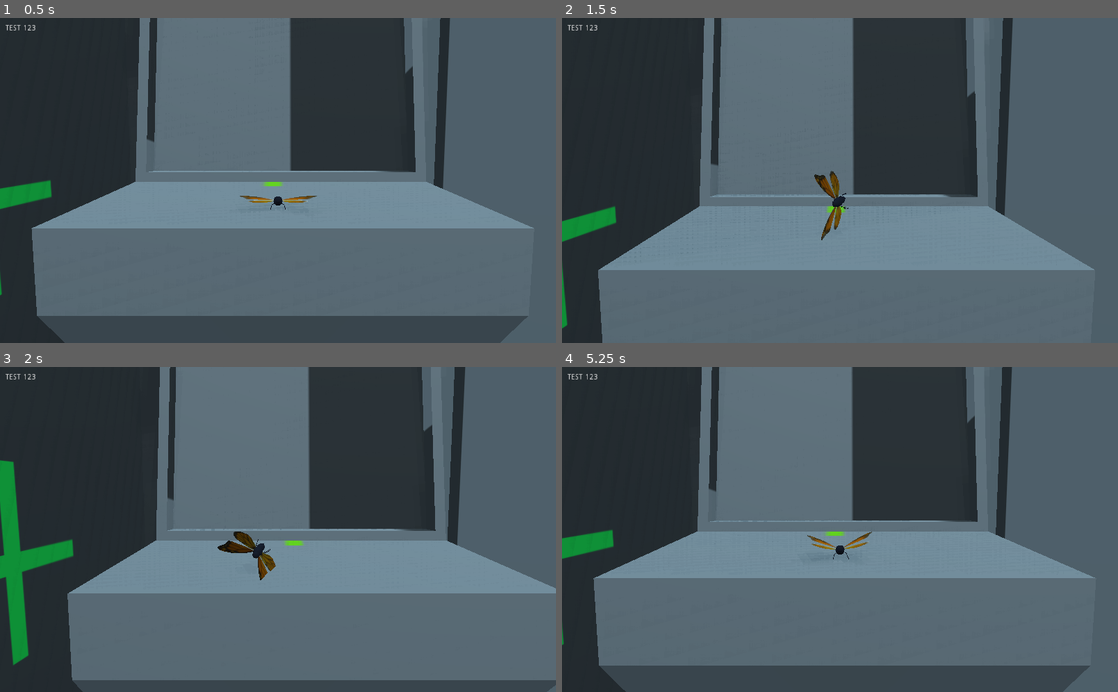
Above: before the commit, frames 1-4 (two rows, left to right).
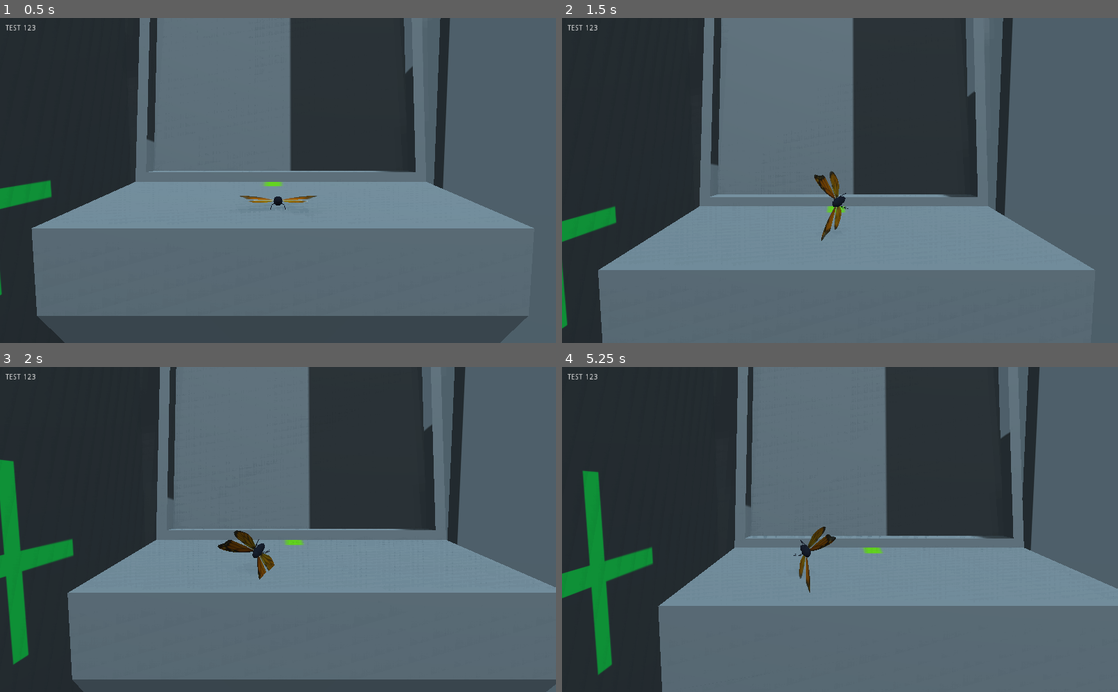
Above: after the commit, the same moments.

Repository: joshbarlow/bug-game
Game: Godot game, scene res://base.tscn
The game is run twice, just before and just after one commit, with the same random seed, the same clock (stepped at 60 frames per second) and the same inputs.
Inputs:
- Up to frame 1 (0.5 s): no input
- Up to frame 2 (1.5 s): tap Enter (ui_accept) at 0.5, 1.35 s; hold Right (ui_right) 0.53-1.28 s; hold Enter (ui_accept) 0.53-1.28 s; hold Left (ui_left) from 1.28 s (still down)
- Up to frame 3 (2 s): keep holding Left (ui_left); tap Enter (ui_accept) at 1.52, 1.82 s
- Up to frame 4 (5.25 s): release Left (ui_left) at 2.03 s; hold Enter (ui_accept) 2.03-2.78 s; hold Right (ui_right) 2.03-3.53 s; tap Enter (ui_accept) at 2.85, 3.02, 3.32, 4.35, 4.52, 4.82 s; hold Enter (ui_accept) 3.53-4.28 s; hold Left (ui_left) from 3.53 s (still down); hold Enter (ui_accept) from 5.03 s (still down)

Frame 1 is identical in both runs. In frame 2, less than 0.1% of the frame differs, in the area x 6-94%, y 0-98%; in frame 3, 0.9%; in frame 4, 34%, in the area x 0-100%, y 0-100%.

Commit message:
fall speed limit + random movement when flapping

Diff:
--- a/bug-game/RigidBody.gd
+++ b/bug-game/RigidBody.gd
@@ -3,10 +3,14 @@
 export var speed = 2
 var dir = get_transform().basis.y
 
+var rng = RandomNumberGenerator.new()
+
 var timer = null
 var timer2 = null
 var flapDelay = 0.2
 var canFlap = true
+
+var max_speed = -10
 
 func get_input(delta):
 	##velocity = Vector3.ZERO
@@ -15,7 +19,12 @@
 		#add_central_force(dir)
 		canFlap = false
 		get_node("butterfly_anim/AnimationPlayer").play("Animation")
+		rng.randomize()
+		var my_random_number = rng.randf_range(-10, 10)
+		add_torque(Vector3(0,0,my_random_number))
 		timer.start()
+
+
 	if Input.is_action_pressed("ui_right"):
 		add_torque(Vector3(0,0,-4))
 	if Input.is_action_pressed("ui_left"):
@@ -57,3 +66,9 @@
 	#velocity += gravity * delta
 	get_input(delta)
 	checkUpsideDown()
+
+func _integrate_forces(state):
+	if get_linear_velocity().y < max_speed:
+		var new_speed = get_linear_velocity().normalized()
+		new_speed *= max_speed * -1
+		set_linear_velocity(new_speed)
